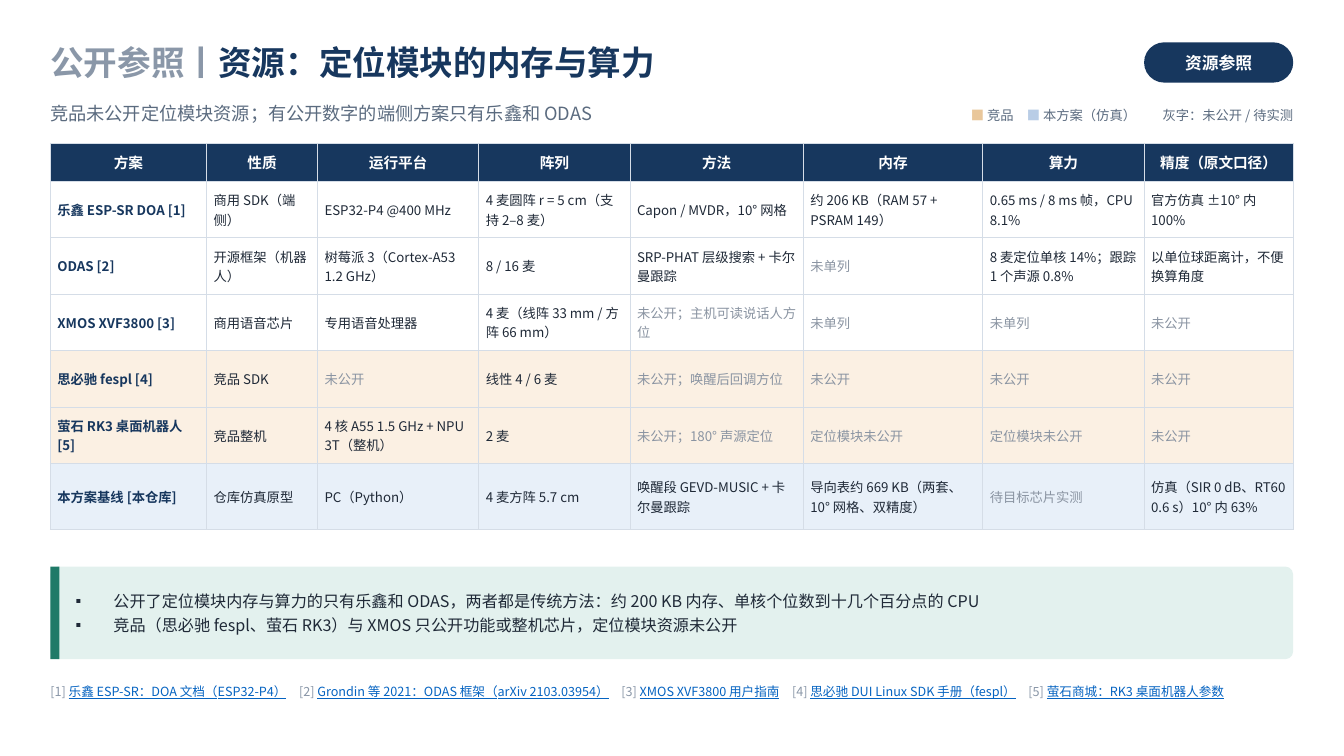
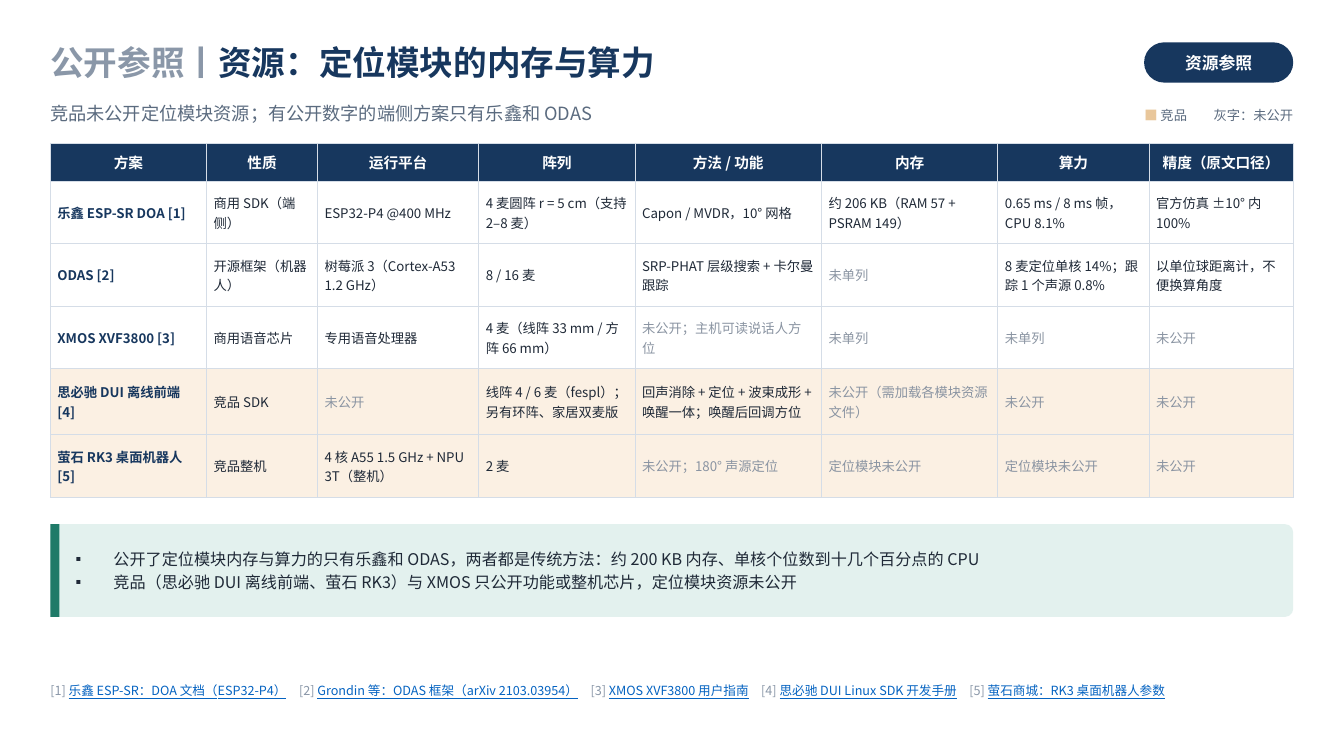
Before and after one commit to ZeroFoxxi/ssl-scene1, a slide deck: slide 1 of 公开参照方案汇总.pptx. Drawn at 1344x756 pixels with LibreOffice and Linux fonts; fonts in the diff are those of the drawing. Boxes give left, top, right and bottom in pixels: in the first picture for what was removed or moved away, otherwise in the second. Text is boxed around its words. In the diff, an @@ line names an element or a change of style, - is before the commit and + after.

```diff
--- a/公开参照方案汇总.pptx
+++ b/公开参照方案汇总.pptx
@@ text at box(1214, 109, 1294, 121): text changed @@
-■ 竞品 ■ 本方案（仿真） 灰字：未公开 / 待实测
+■ 竞品 灰字：未公开
@@ table at box(50, 143, 1294, 488) @@
-row 1, column 5: 方法
+row 1, column 5: 方法 / 功能
-row 5: 思必驰 fespl [4] | 竞品 SDK | 未公开 | 线性 4 / 6 麦 | 未公开；唤醒后回调方位 | 未公开 | 未公开 | 未公开
+row 5: 思必驰 DUI 离线前端 [4] | 竞品 SDK | 未公开 | 线阵 4 / 6 麦（fespl）；另有环阵、家居双麦版 | 回声消除 + 定位 + 波束成形 + 唤醒一体；唤醒后回调方位 | 未公开（需加载各模块资源文件） | 未公开 | 未公开
-row 7: 本方案基线 [本仓库] | 仓库仿真原型 | PC（Python） | 4 麦方阵 5.7 cm | 唤醒段 GEVD-MUSIC + 卡尔曼跟踪 | 导向表约 669 KB（两套、10° 网格、双精度） | 待目标芯片实测 | 仿真（SIR 0 dB、RT60 0.6 s）10° 内 63%
@@ 1 text, 1 rounded rectangle, 1 rectangle: place and size @@
-1 text, 1 rounded rectangle, 1 rectangle at box(50, 567, 1294, 659)
+1 text, 1 rounded rectangle, 1 rectangle at box(50, 524, 1294, 617)
@@ text at box(113, 574, 796, 590): text changed @@
-▪ 竞品（思必驰 fespl、萤石 RK3）与 XMOS 只公开功能或整机芯片，定位模块资源未公开
+▪ 竞品（思必驰 DUI 离线前端、萤石 RK3）与 XMOS 只公开功能或整机芯片，定位模块资源未公开
@@ text at box(50, 684, 1165, 699): text changed @@
-[1] 乐鑫 ESP-SR：DOA 文档（ESP32-P4） [2] Grondin 等 2021：ODAS 框架（arXiv 2103.03954） [3] XMOS XVF3800 用户指南 [4] 思必驰 DUI Linux SDK 手册（fespl） [5] 萤石商城：RK3 桌面机器人参数
+[1] 乐鑫 ESP-SR：DOA 文档（ESP32-P4） [2] Grondin 等：ODAS 框架（arXiv 2103.03954） [3] XMOS XVF3800 用户指南 [4] 思必驰 DUI Linux SDK 开发手册 [5] 萤石商城：RK3 桌面机器人参数
```
Also in this commit, not shown: 1 other slide changed, 9 other files.
